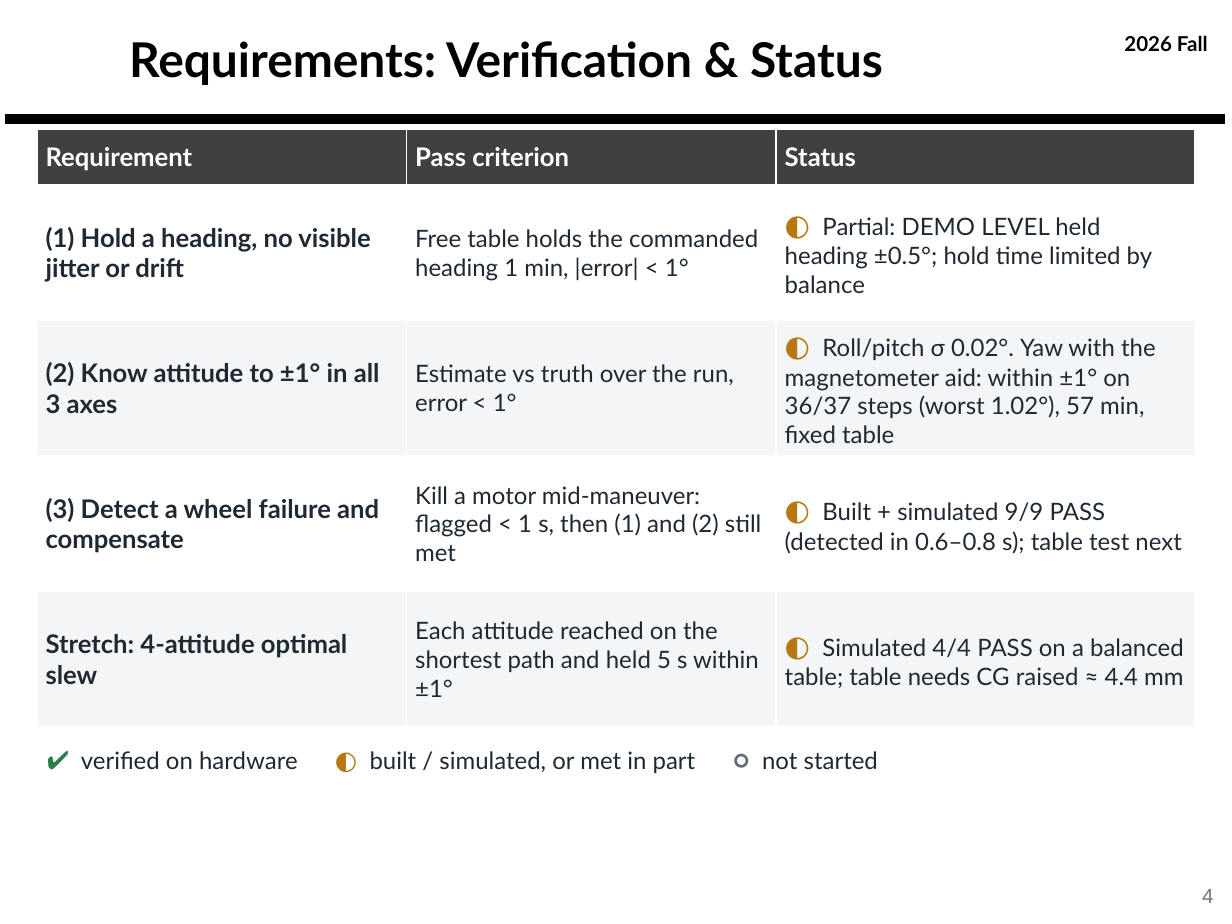
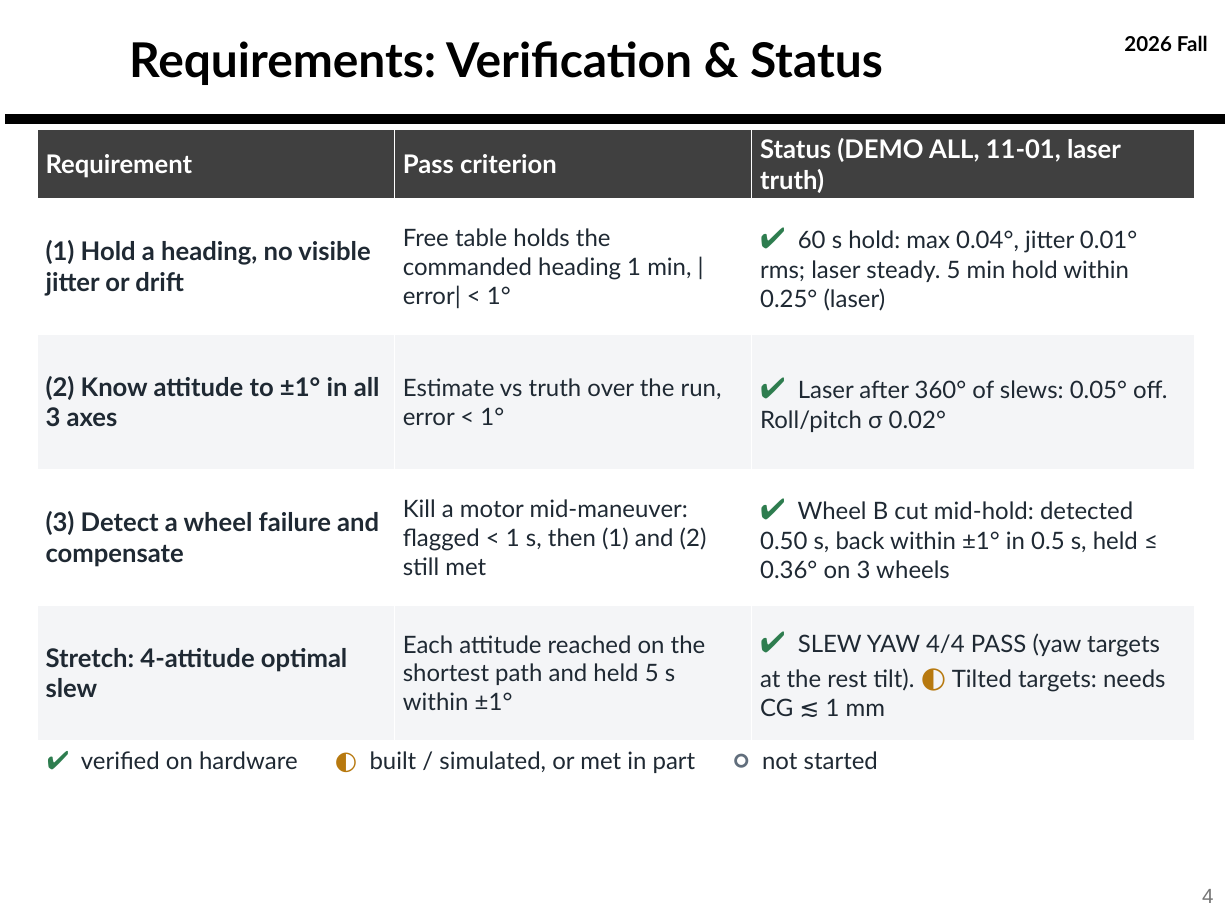
Before and after one commit to derek-weissinger-usafa/Astro-331-Lab-8, a slide deck: slide 4 of Reports/Astro 331 Lab 8_2_3 Body Final Pres.pptx. Drawn at 1232x924 pixels with LibreOffice and Linux fonts; fonts in the diff are those of the drawing; background and template pictures are left out. Boxes give left, top, right and bottom in pixels: in the first picture for what was removed or moved away, otherwise in the second. Text is boxed around its words. In the diff, an @@ line names an element or a change of style, - is before the commit and + after.

```diff
--- a/Reports/Astro 331 Lab 8_2_3 Body Final Pres.pptx
+++ b/Reports/Astro 331 Lab 8_2_3 Body Final Pres.pptx
@@ table at bbox=[37, 129, 1195, 727] @@
-row 1, column 3: Status
+row 1, column 3: Status (DEMO ALL, 11-01, laser truth)
-row 2, column 3: ◐ Partial: DEMO LEVEL held heading ±0.5°; hold time limited by balance
+row 2, column 3: ✔ 60 s hold: max 0.04°, jitter 0.01° rms; laser steady. 5 min hold within 0.25° (laser)
-row 3, column 3: ◐ Roll/pitch σ 0.02°. Yaw with the magnetometer aid: within ±1° on 36/37 steps (worst 1.02°), 57 min, fixed table
+row 3, column 3: ✔ Laser after 360° of slews: 0.05° off. Roll/pitch σ 0.02°
-row 4, column 3: ◐ Built + simulated 9/9 PASS (detected in 0.6–0.8 s); table test next
+row 4, column 3: ✔ Wheel B cut mid-hold: detected 0.50 s, back within ±1° in 0.5 s, held ≤ 0.36° on 3 wheels
-row 5, column 3: ◐ Simulated 4/4 PASS on a balanced table; table needs CG raised ≈ 4.4 mm
+row 5, column 3: ✔ SLEW YAW 4/4 PASS (yaw targets at the rest tilt). ◐ Tilted targets: needs CG ≲ 1 mm
```
Also in this commit, not shown: 11 other slides changed, 22 slides added, 8 other files.
